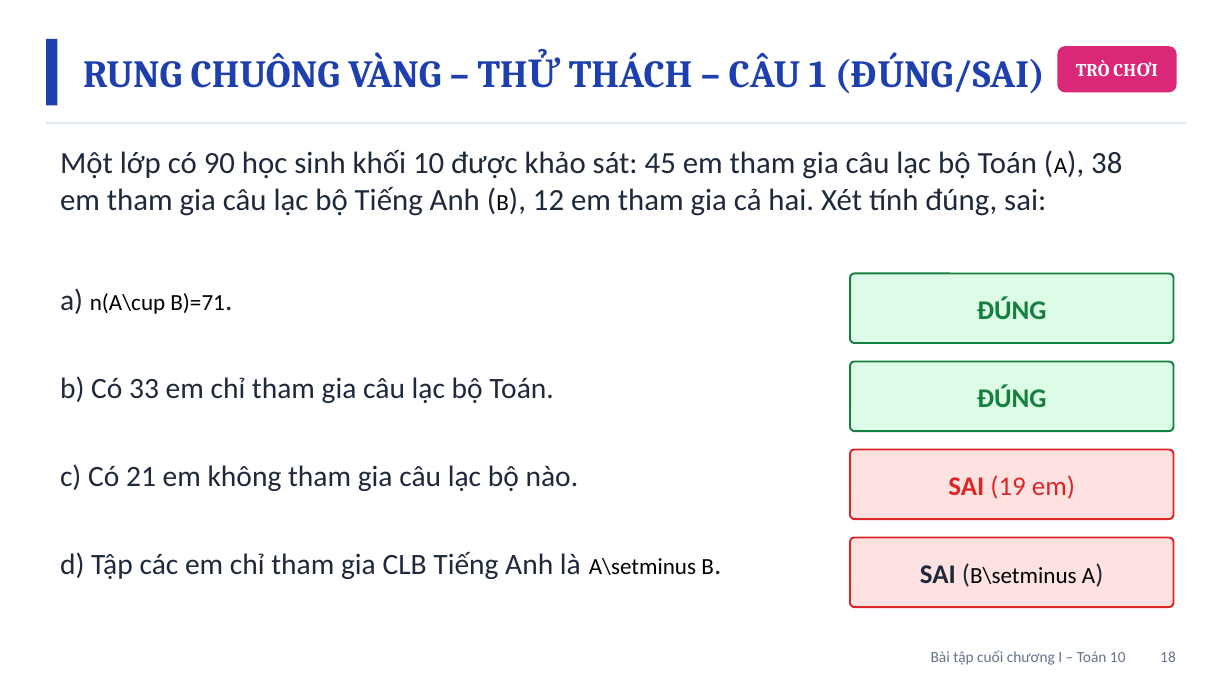
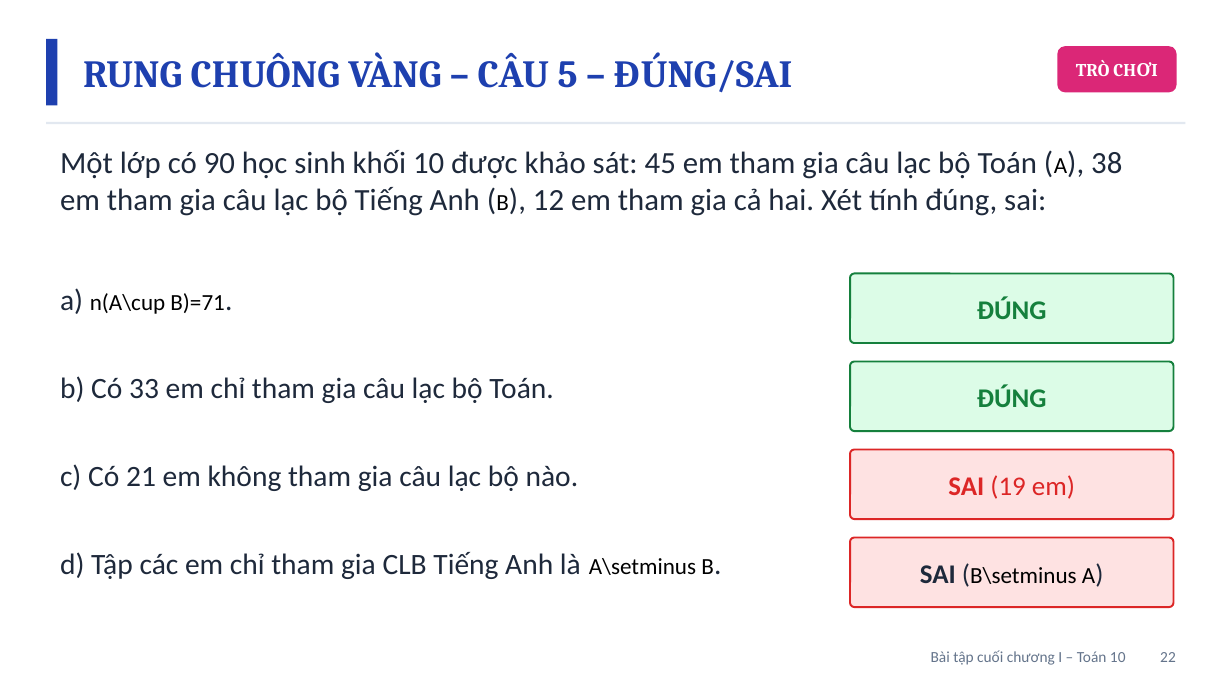
Before and after one commit to Trangtu66/Taode_thi_online, a slide deck: slide 22 of mon/toan/slide/lop10/BaiGiangDienTu_TOAN10_BaiTapCuoiChuong1_T9.pptx (slide 18 before the commit). Drawn at 1232x693 pixels with LibreOffice and Linux fonts; fonts in the diff are those of the drawing. Boxes give left, top, right and bottom in pixels: in the first picture for what was removed or moved away, otherwise in the second. Text is boxed around its words. In the diff, an @@ line names an element or a change of style, - is before the commit and + after.

```diff
--- a/mon/toan/slide/lop10/BaiGiangDienTu_TOAN10_BaiTapCuoiChuong1_T9.pptx
+++ b/mon/toan/slide/lop10/BaiGiangDienTu_TOAN10_BaiTapCuoiChuong1_T9.pptx
@@ text at [83,52,793,93]: text changed @@
-RUNG CHUÔNG VÀNG – THỬ THÁCH – CÂU 1 (ĐÚNG/SAI)
+RUNG CHUÔNG VÀNG – CÂU 5 – ĐÚNG/SAI
@@ text at [931,650,1176,665]: text changed @@
-Bài tập cuối chương I – Toán 10 18
+Bài tập cuối chương I – Toán 10 22
```
Also in this commit, not shown: 5 other slides changed, 6 slides added, 2 other files.
